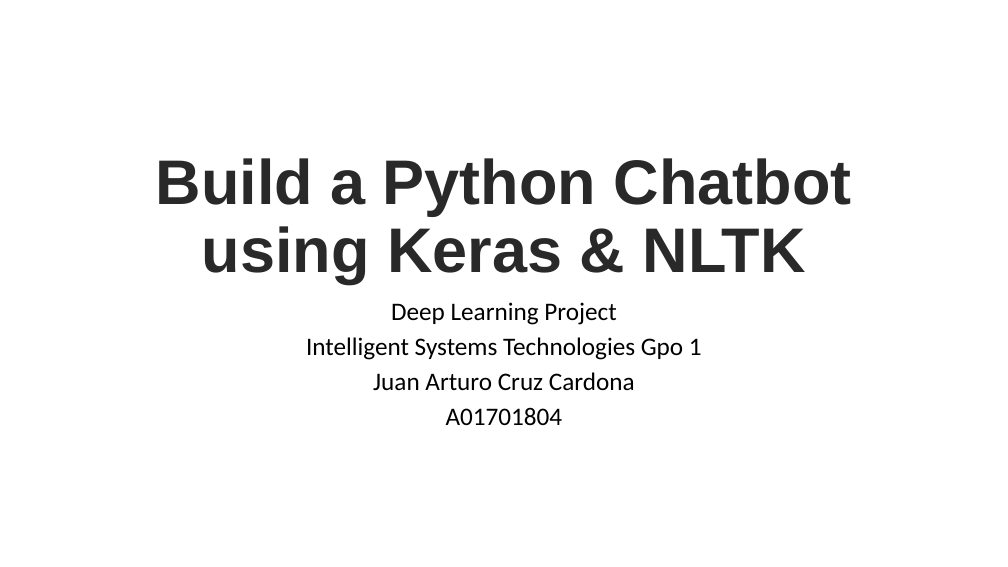
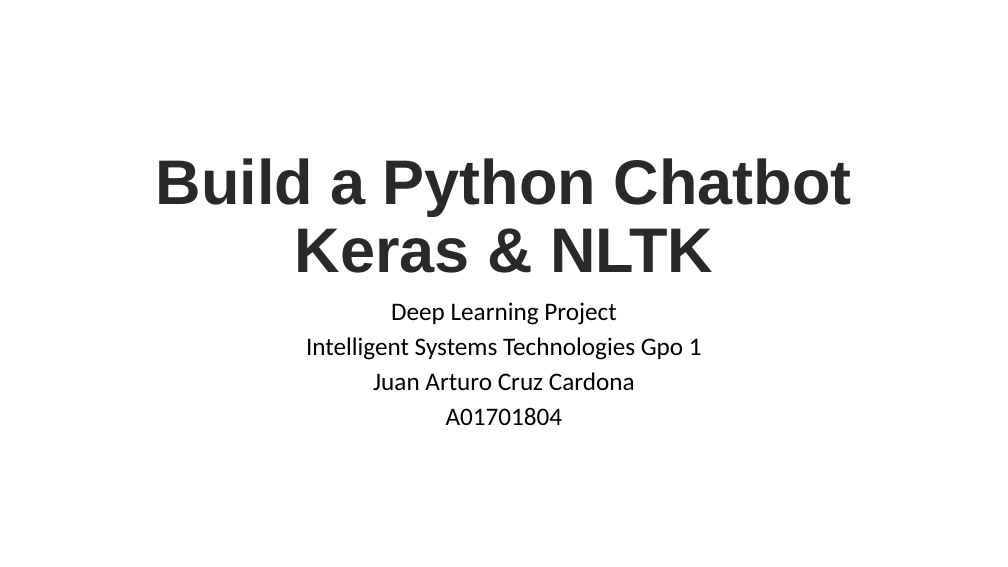
Before and after one commit to Alanespartan/Deep-Learning-Chatbot-Project, a slide deck: slide 1 of presentation.pptx. Drawn at 1008x567 pixels with LibreOffice and Linux fonts; fonts in the diff are those of the drawing. Boxes give left, top, right and bottom in pixels: in the first picture for what was removed or moved away, otherwise in the second. Text is boxed around its words. In the diff, an @@ line names an element or a change of style, - is before the commit and + after.

```diff
--- a/presentation.pptx
+++ b/presentation.pptx
@@ title at bbox=[156, 158, 852, 273]: text changed @@
-Build a Python Chatbot using Keras & NLTK
+Build a Python Chatbot Keras & NLTK
```
Also in this commit, not shown: 2 other slides changed, 1 slide removed.
